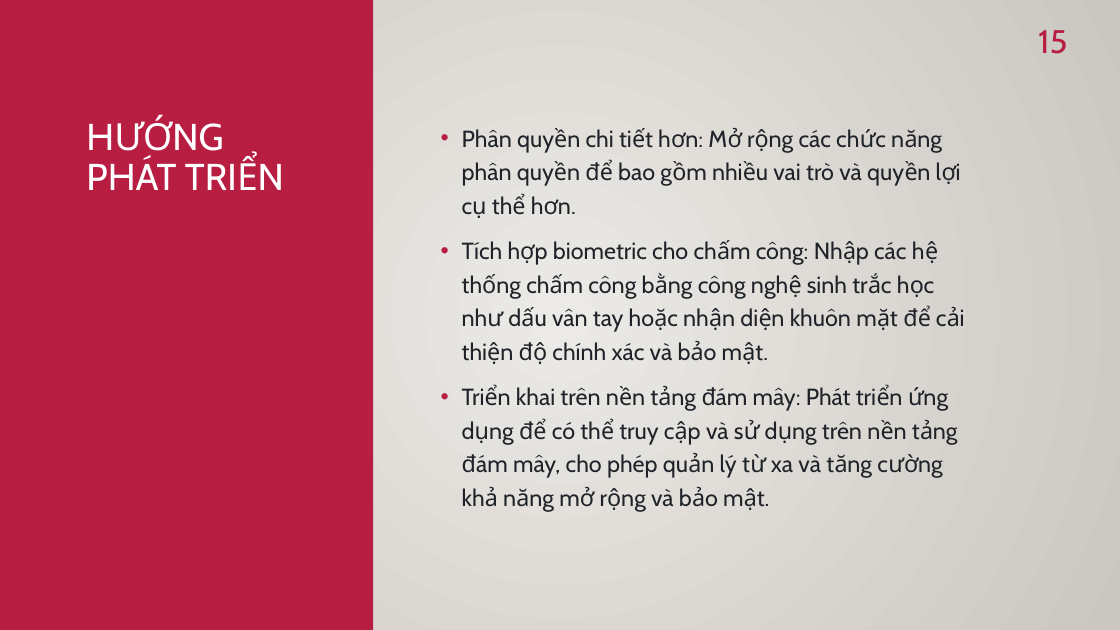
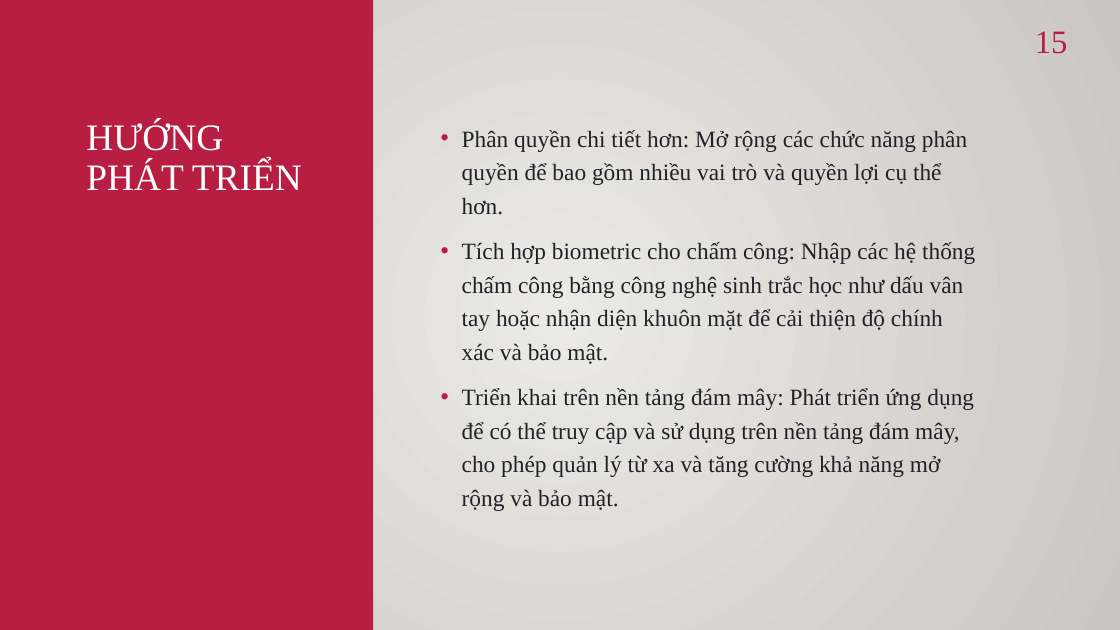
Before and after one commit to phung086/N06-PTTKPM-Nhom14, a slide deck: slide 15 of Reports/N06_G14_slide.pptx. Drawn at 1120x630 pixels with LibreOffice and Linux fonts; fonts in the diff are those of the drawing; background and template pictures are left out. Boxes give left, top, right and bottom in pixels: in the first picture for what was removed or moved away, otherwise in the second. Text is boxed around its words. In the diff, an @@ line names an element or a change of style, - is before the commit and + after.

```diff
--- a/Reports/N06_G14_slide.pptx
+++ b/Reports/N06_G14_slide.pptx
@@ font Cabin to Times New Roman in 3 elements at <box>86,121,302,190</box>, <box>1035,31,1068,54</box>, <box>462,130,975,511</box> @@
```
Also in this commit, not shown: 4 other slides changed.
